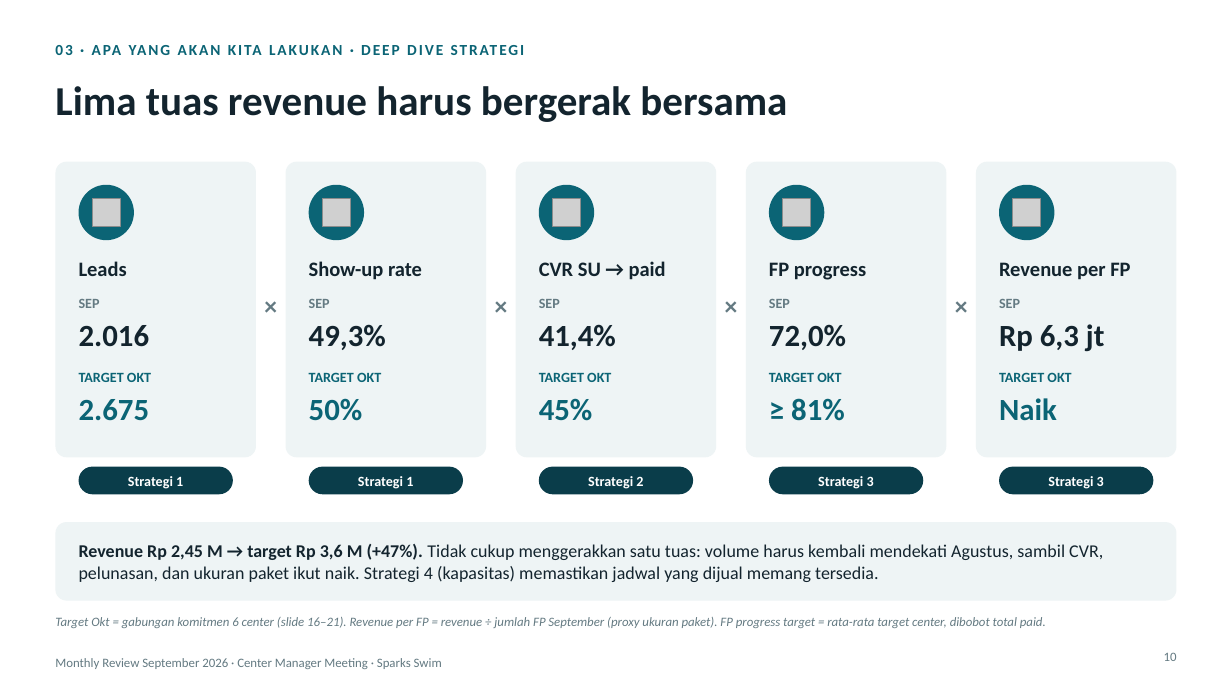
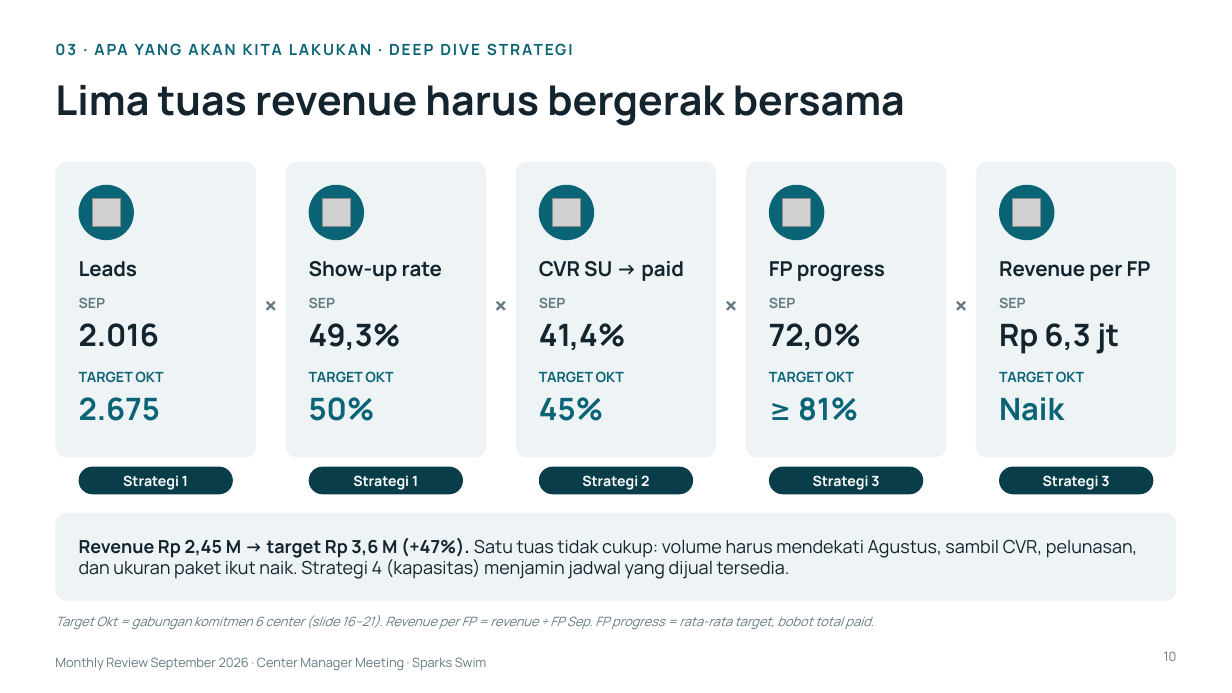
Before and after one commit to mrifqidata-code/Dashboard, a slide deck: slide 10 of monthly-review/Monthly_Review_September_2026_CM.pptx. Drawn at 1232x693 pixels with LibreOffice and Linux fonts; fonts in the diff are those of the drawing; grey boxes stand for pictures. Boxes give left, top, right and bottom in pixels: in the first picture for what was removed or moved away, otherwise in the second. Text is boxed around its words. In the diff, an @@ line names an element or a change of style, - is before the commit and + after.

```diff
--- a/monthly-review/Monthly_Review_September_2026_CM.pptx
+++ b/monthly-review/Monthly_Review_September_2026_CM.pptx
@@ rounded rectangle resized from (x1=55, y1=522, x2=1177, y2=601) to (x1=55, y1=513, x2=1177, y2=601) @@
@@ rounded rectangle at (x1=55, y1=513, x2=1177, y2=601): proportions changed @@
@@ text at (x1=79, y1=538, x2=1138, y2=579): text changed; font Calibri to Manrope @@
-Revenue Rp 2,45 M → target Rp 3,6 M (+47%). Tidak cukup menggerakkan satu tuas: volume harus kembali mendekati Agustus, sambil CVR, pelunasan, dan ukuran paket ikut naik. Strategi 4 (kapasitas) memastikan jadwal yang dijual memang tersedia.
+Revenue Rp 2,45 M → target Rp 3,6 M (+47%). Satu tuas tidak cukup: volume harus mendekati Agustus, sambil CVR, pelunasan, dan ukuran paket ikut naik. Strategi 4 (kapasitas) menjamin jadwal yang dijual tersedia.
@@ text at (x1=55, y1=615, x2=873, y2=629): text changed; font Calibri to Manrope @@
-Target Okt = gabungan komitmen 6 center (slide 16–21). Revenue per FP = revenue ÷ jumlah FP September (proxy ukuran paket). FP progress target = rata-rata target center, dibobot total paid.
+Target Okt = gabungan komitmen 6 center (slide 16–21). Revenue per FP = revenue ÷ FP Sep. FP progress = rata-rata target, bobot total paid.
@@ font Calibri to Manrope in 38 elements at (x1=55, y1=35, x2=1177, y2=63), (x1=55, y1=85, x2=905, y2=126), (x1=79, y1=261, x2=138, y2=277), (x1=79, y1=297, x2=106, y2=308), (x1=79, y1=323, x2=160, y2=347), (x1=79, y1=371, x2=163, y2=382), (x1=79, y1=397, x2=160, y2=421), (x1=79, y1=467, x2=233, y2=494), (x1=309, y1=261, x2=442, y2=281), (x1=309, y1=297, x2=336, y2=308), (x1=309, y1=323, x2=401, y2=350), (x1=309, y1=371, x2=393, y2=382), (x1=309, y1=397, x2=375, y2=421), (x1=309, y1=467, x2=463, y2=494), (x1=539, y1=261, x2=684, y2=281), (x1=539, y1=297, x2=566, y2=308), (x1=539, y1=323, x2=626, y2=350), (x1=539, y1=371, x2=624, y2=382), (x1=539, y1=397, x2=604, y2=421), (x1=539, y1=467, x2=693, y2=494), (x1=769, y1=261, x2=885, y2=282), (x1=769, y1=297, x2=796, y2=308), (x1=769, y1=323, x2=861, y2=350), (x1=769, y1=371, x2=854, y2=382), (x1=798, y1=397, x2=858, y2=421), (x1=769, y1=467, x2=923, y2=494), (x1=999, y1=261, x2=1151, y2=281), (x1=999, y1=297, x2=1026, y2=308), (x1=999, y1=323, x2=1119, y2=354), (x1=999, y1=371, x2=1084, y2=382), (x1=999, y1=397, x2=1064, y2=421), (x1=999, y1=467, x2=1153, y2=494), (x1=1164, y1=651, x2=1177, y2=661), (x1=256, y1=282, x2=286, y2=328), (x1=486, y1=282, x2=516, y2=328), (x1=716, y1=282, x2=746, y2=328), (x1=946, y1=282, x2=976, y2=328), (x1=55, y1=657, x2=487, y2=670) @@
```
Also in this commit, not shown: 23 other slides changed, 2 other files.
